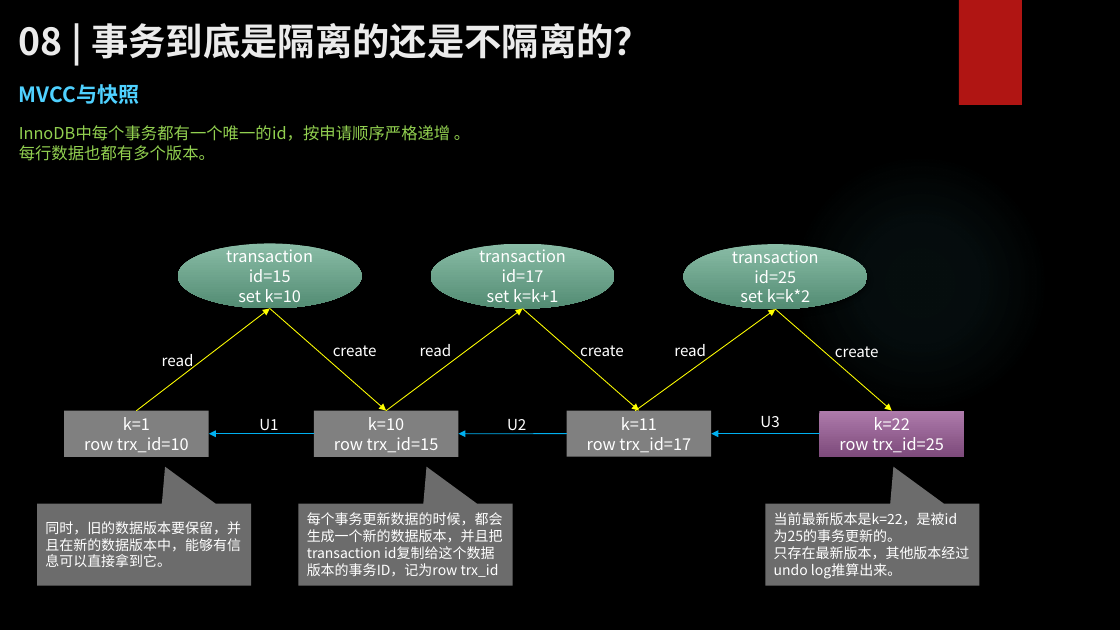
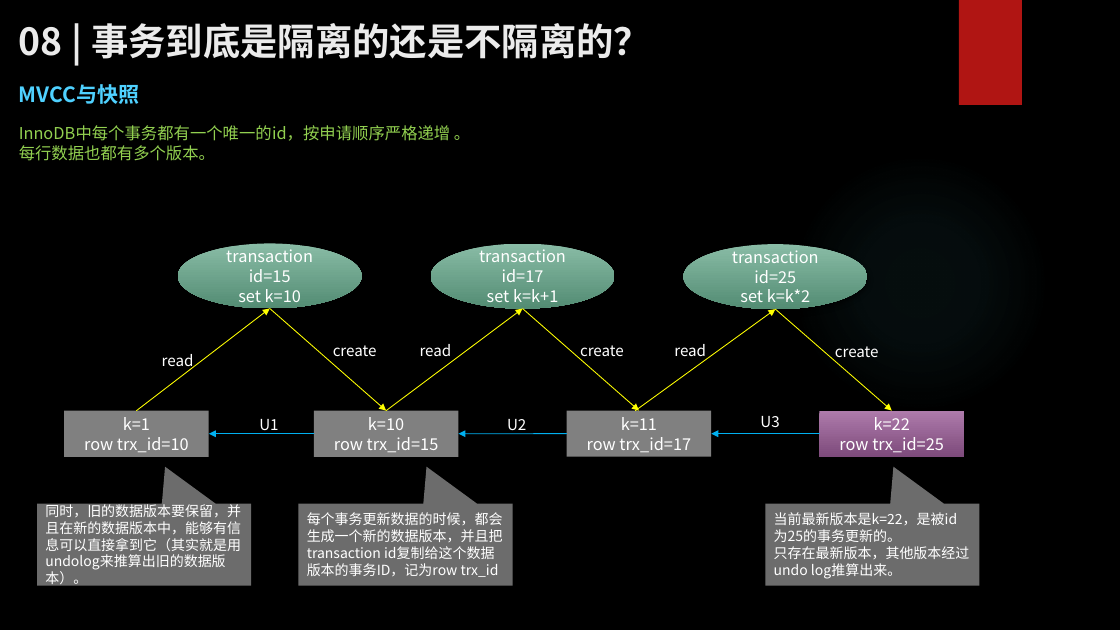
Before and after one commit to zhangkekf/reading-notes, a slide deck: slide 4 of MySQL实战/08事务到底是隔离的还是不隔离的？.pptx. Drawn at 1120x630 pixels with LibreOffice and Linux fonts; fonts in the diff are those of the drawing; background and template pictures are left out. Boxes give left, top, right and bottom in pixels: in the first picture for what was removed or moved away, otherwise in the second. Text is boxed around its words. In the diff, an @@ line names an element or a change of style, - is before the commit and + after.

```diff
--- a/MySQL实战/08事务到底是隔离的还是不隔离的？.pptx
+++ b/MySQL实战/08事务到底是隔离的还是不隔离的？.pptx
@@ text in speech box at [45, 502, 241, 588]: text changed @@
-同时，旧的数据版本要保留，并且在新的数据版本中，能够有信息可以直接拿到它。
+同时，旧的数据版本要保留，并且在新的数据版本中，能够有信息可以直接拿到它（其实就是用undolog来推算出旧的数据版本）。
```
Also in this commit, not shown: 1 other slide changed, 1 other file.
